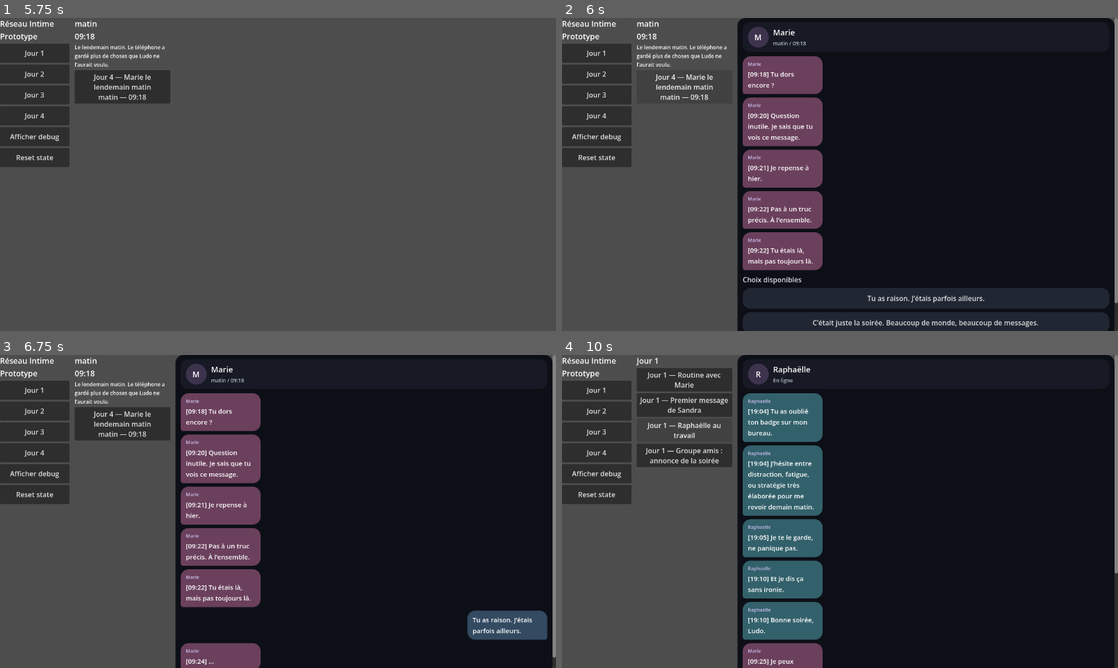
Above: before the commit, frames 1-4 (two rows, left to right).
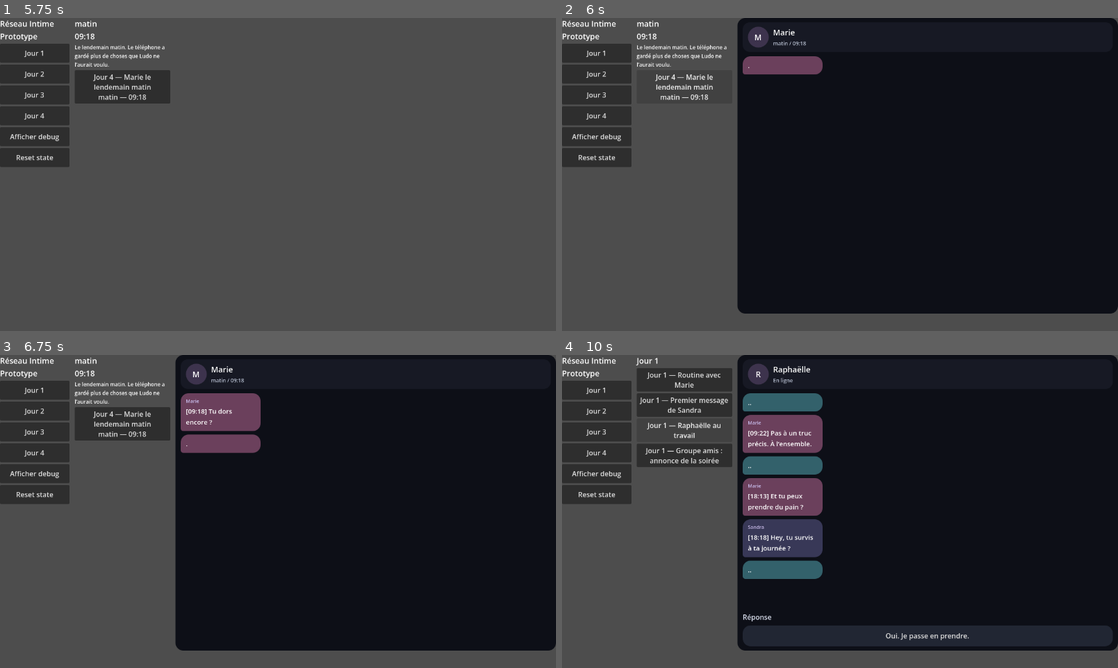
Above: after the commit, the same moments.

Repository: ludowww/reseau-intime
Game: Godot game, scene res://scenes/Main.tscn
Two runs of this game, one before a commit and one after it. Both use one fixed random seed, a clock stepped at 60 frames per second and the inputs below.
Inputs (mouse positions are in pixels of both pictures, inside the frame that each line leads up to):
- Up to frame 1 (5.75 s): click "Jour 1" at 0.5 s; click "Jour 2" at 1.25 s; click "Jour 3" at 2 s; click "Jour 4" at 2.75 s; click "Afficher debug" at 3.5 s; click "Masquer debug" at 4.25 s; click "matin — 09:18" at 5 s
- Up to frame 2 (6 s): click "Jour 4 — Marie le lendemain m…" at 5.75 s
- Up to frame 3 (6.75 s): click (361, 636) at 6.5 s, where only the run before the commit has a clickable "Tu as raison. J’étais parfois…"
- Up to frame 4 (10 s): click "Jour 1" at 7.25 s; click "Jour 1 — Routine avec Marie" at 8 s; click "Jour 1 — Premier message de S…" at 8.75 s; click "Jour 1 — Raphaëlle au travail" at 9.5 s

Frame 1 is identical in both runs. In frame 2, 17% of the frame differs, in the area x 31-100%, y 0-100%; in frame 3, 13%; in frame 4, 17%.

Commit message:
Polish fixed chat layout and typing

Diff:
--- a/game/scripts/ui/ConversationView.gd
+++ b/game/scripts/ui/ConversationView.gd
@@ -25,6 +25,8 @@
 var choice_was_applied := false
 var current_conversation: Dictionary = {}
 var current_segment_index := 0
+var header_panel: PanelContainer
+var message_scroll: ScrollContainer
 var message_thread: VBoxContainer
 var choice_area: VBoxContainer
 var chat_shell: VBoxContainer
@@ -53,11 +55,17 @@
 	chat_shell.size_flags_vertical = Control.SIZE_EXPAND_FILL
 	background.add_child(chat_shell)
 
+	message_scroll = ScrollContainer.new()
+	message_scroll.follow_focus = true
+	message_scroll.size_flags_horizontal = Control.SIZE_EXPAND_FILL
+	message_scroll.size_flags_vertical = Control.SIZE_EXPAND_FILL
+	chat_shell.add_child(message_scroll)
+
 	message_thread = VBoxContainer.new()
 	message_thread.add_theme_constant_override("separation", 8)
 	message_thread.size_flags_horizontal = Control.SIZE_EXPAND_FILL
 	message_thread.size_flags_vertical = Control.SIZE_EXPAND_FILL
-	chat_shell.add_child(message_thread)
+	message_scroll.add_child(message_thread)
 
 	choice_area = VBoxContainer.new()
 	choice_area.add_theme_constant_override("separation", 8)
@@ -65,7 +73,7 @@
 	chat_shell.add_child(choice_area)
 
 func _add_chat_header(conversation: Dictionary) -> void:
-	var header_panel := PanelContainer.new()
+	header_panel = PanelContainer.new()
 	header_panel.add_theme_stylebox_override("panel", _panel_style(HEADER_COLOR, 16))
 	header_panel.custom_minimum_size = Vector2(0, 68)
 	header_panel.size_flags_horizontal = Control.SIZE_EXPAND_FILL
@@ -109,8 +117,7 @@
 	choice_was_applied = false
 	_clear_node(choice_area)
 	var data := _current_segment_data()
-	for item in _flatten_content(data):
-		_render_item(item)
+	await _render_segment_messages_with_typing(data)
 	_show_choices_for_segment(data)
 
 func _show_choices_for_segment(data: Dictionary, show_empty_hint := true) -> bool:
@@ -138,6 +145,7 @@
 		button.pressed.connect(func(): _select_choice(choice, button))
 		choice_buttons.append(button)
 		choice_area.add_child(button)
+	_scroll_to_bottom.call_deferred()
 	return true
 
 func append_choice_result(choice: Dictionary) -> void:
@@ -154,7 +162,6 @@
 func _auto_advance_segments_until_choice() -> void:
 	while _has_next_segment():
 		current_segment_index += 1
-		_add_timeline_separator()
 		segment_changed.emit(current_conversation.get("day", current_conversation.get("chapter", null)), _parent_conversation_id(), _segment_id_for_current_index())
 		var data := _current_segment_data()
 		await _render_segment_messages_with_typing(data)
@@ -224,15 +231,34 @@
 func _render_message_with_typing(message: Dictionary) -> void:
 	if not _is_ludo_sender(message):
 		var typing_indicator := _show_typing_indicator(message)
-		await get_tree().create_timer(_typing_delay_for_message(message)).timeout
+		await _animate_typing_indicator(typing_indicator, _typing_delay_for_message(message))
 		if is_instance_valid(typing_indicator):
 			typing_indicator.queue_free()
 	_render_message(message)
 
 func _show_typing_indicator(message: Dictionary) -> Node:
 	var typing_message := message.duplicate(true)
+	typing_message.erase("sender")
+	typing_message.erase("author")
+	typing_message.erase("time_label")
 	typing_message["text"] = "..."
 	return _render_chat_bubble(typing_message)
+
+func _animate_typing_indicator(typing_indicator: Node, delay: float) -> void:
+	var states := [".", "..", "..."]
+	var elapsed := 0.0
+	var index := 0
+	while elapsed < delay and is_instance_valid(typing_indicator):
+		_set_typing_indicator_text(typing_indicator, states[index % states.size()])
+		var step = min(0.22, delay - elapsed)
+		await get_tree().create_timer(step).timeout
+		elapsed += step
+		index += 1
+
+func _set_typing_indicator_text(typing_indicator: Node, text: String) -> void:
+	var labels := typing_indicator.find_children("", "Label", true, false)
+	if not labels.is_empty():
+		(labels.back() as Label).text = text
 
 func _typing_delay_for_message(message: Dictionary) -> float:
 	var char_count := _format_message_text(message).length()
@@ -324,6 +350,7 @@
 	label.size_flags_horizontal = Control.SIZE_EXPAND_FILL
 	label.add_theme_font_size_override("font_size", 15)
 	text_box.add_child(label)
+	_scroll_to_bottom.call_deferred()
 	return row
 
 func _format_message_text(message: Dictionary) -> String:
@@ -373,6 +400,7 @@
 	_add_label_to(body, "Tags : %s" % tags, 12)
 	_add_label_to(body, "Risque : %s" % risk, 12)
 	GameState.add_unlocked_content(content_id)
+	_scroll_to_bottom.call_deferred()
 
 func _add_choice_heading(text: String) -> void:
 	var label := Label.new()
@@ -398,9 +426,7 @@
 	label.add_theme_font_size_override("font_size", 11)
 	label.add_theme_color_override("font_color", Color(0.62, 0.64, 0.70))
 	message_thread.add_child(label)
-
-func _add_timeline_separator() -> void:
-	_add_system_note("—")
+	_scroll_to_bottom.call_deferred()
 
 func _conversation_name(conversation: Dictionary) -> String:
 	var thread = conversation.get("thread", {})
@@ -460,3 +486,9 @@
 func _clear_node(parent: Node) -> void:
 	for child in parent.get_children():
 		child.queue_free()
+
+func _scroll_to_bottom() -> void:
+	if message_scroll == null:
+		return
+	await get_tree().process_frame
+	message_scroll.scroll_vertical = int(message_scroll.get_v_scroll_bar().max_value)
Not shown, changed: tests/test_godot_prototype_static.py
